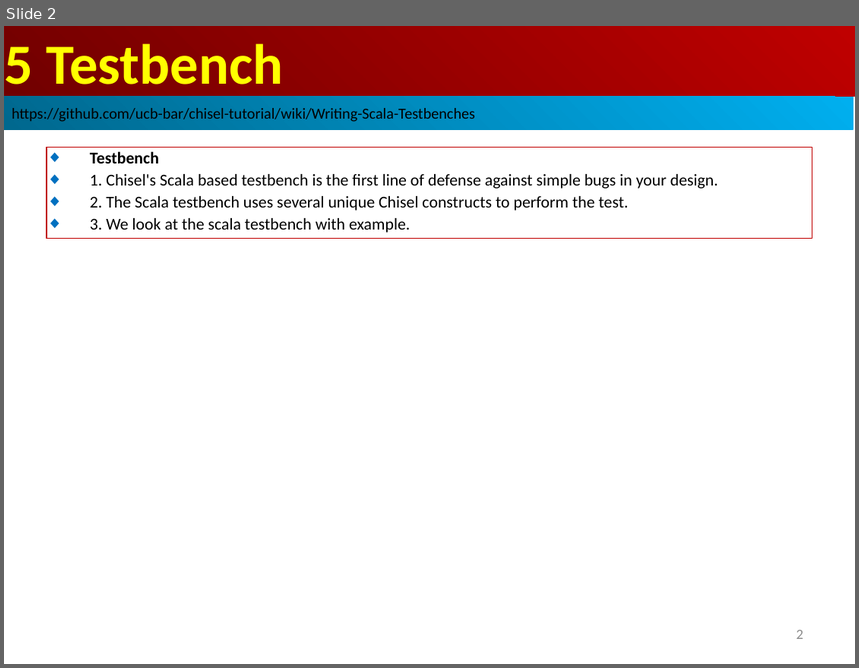
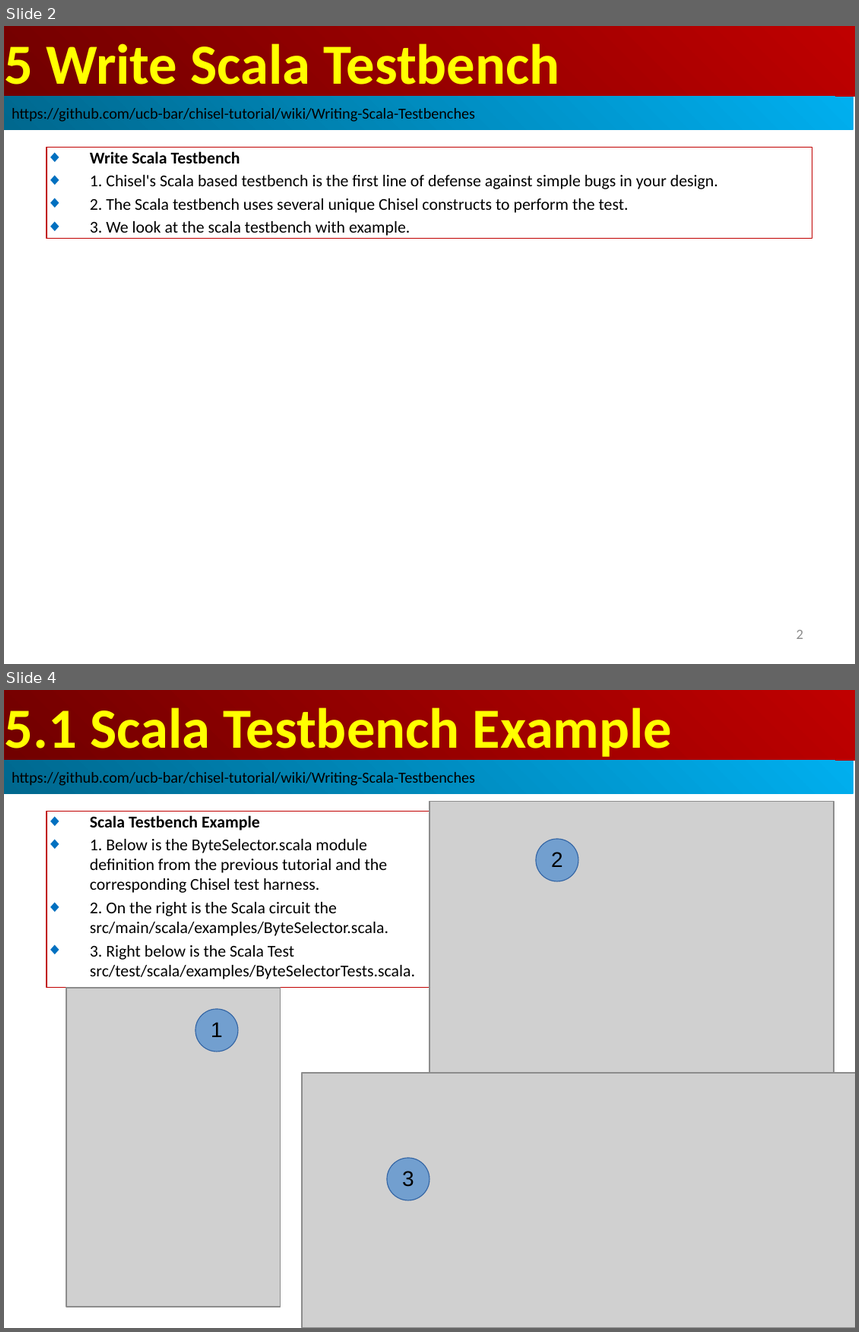
Before and after one commit to peterhchen/AIU_CS800_Chisel, a slide deck: 700_Dev_Guide/005_Testbench/000_Video/005_Testbench.ppt. Shown one above the other, each under a label of ours: slide 2 before the commit, slides 2 and 4 after it; the slides between them are not shown. The pictures are 859x668 and 859x1332 pixels, drawn with LibreOffice and Linux fonts; fonts in the diff are those of the drawing; grey boxes stand for pictures. Boxes give left, top, right and bottom in pixels: in the first picture for what was removed or moved away, otherwise in the second. Text is boxed around its words. In the diff, an @@ line names an element or a change of style, - is before the commit and + after.

```diff
--- a/700_Dev_Guide/005_Testbench/000_Video/005_Testbench.ppt
+++ b/700_Dev_Guide/005_Testbench/000_Video/005_Testbench.ppt
@@ slide 4 added at (x1=4, y1=690, x2=855, y2=1328), background #FFFFFF @@
@@ rectangle added at (x1=5, y1=690, x2=855, y2=761), fill gradient #BF0000 to #710000, 48 pt, text #FFFF00, bold @@
+5.1 Scala Testbench Example
@@ rectangle added at (x1=4, y1=761, x2=854, y2=794), fill gradient #00AFEF to #00688E, 13 pt, text #000000 @@
+https://github.com/ucb-bar/chisel-tutorial/wiki/Writing-Scala-Testbenches
@@ picture added at (x1=430, y1=802, x2=834, y2=1137) @@
@@ rectangle added at (x1=47, y1=811, x2=430, y2=988), outline #C00000 0.74 pt, 14 pt, text #000000 @@
+◆ Scala Testbench Example
+◆ 1. Below is the ByteSelector.scala module definition from the previous tutorial and the corresponding Chisel test harness.
+◆ 2. On the right is the Scala circuit the src/main/scala/examples/ByteSelector.scala.
+◆ 3. Right below is the Scala Test src/test/scala/examples/ByteSelectorTests.scala.
@@ ellipse added at (x1=536, y1=839, x2=579, y2=882), fill #729FCF, outline #3465A4 0.74 pt, 18 pt, text #000000 @@
+2
@@ picture added at (x1=66, y1=988, x2=281, y2=1307) @@
@@ ellipse added at (x1=196, y1=1009, x2=238, y2=1052), fill #729FCF, outline #3465A4 0.74 pt, 18 pt, text #000000 @@
+1
@@ picture added at (x1=302, y1=1073, x2=855, y2=1328) @@
@@ ellipse added at (x1=387, y1=1158, x2=430, y2=1201), fill #729FCF, outline #3465A4 0.74 pt, 18 pt, text #000000 @@
+3
@@ slide 2 changed as well @@
@@ text in rectangle at (x1=5, y1=43, x2=560, y2=97): text changed @@
-5 Testbench
+5 Write Scala Testbench
@@ text in rectangle at (x1=90, y1=151, x2=240, y2=164): text changed @@
-◆ Testbench
+◆ Write Scala Testbench
```
Also in this commit, not shown: 1 other slide changed, 20 other slides added.
